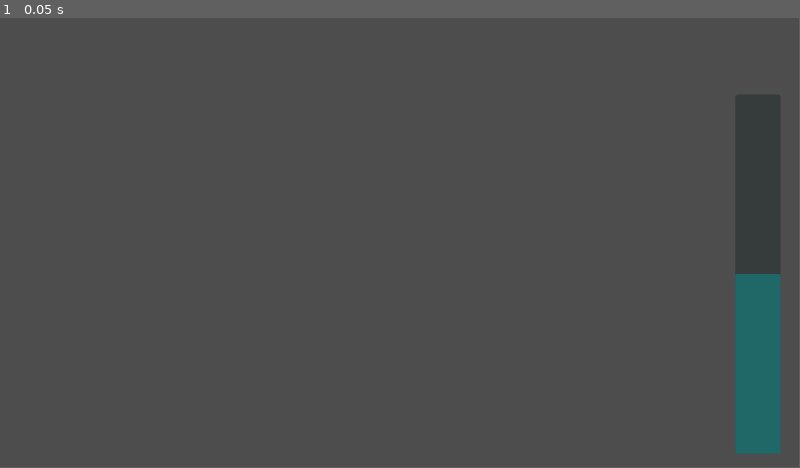
Above: before the commit, frame 1.
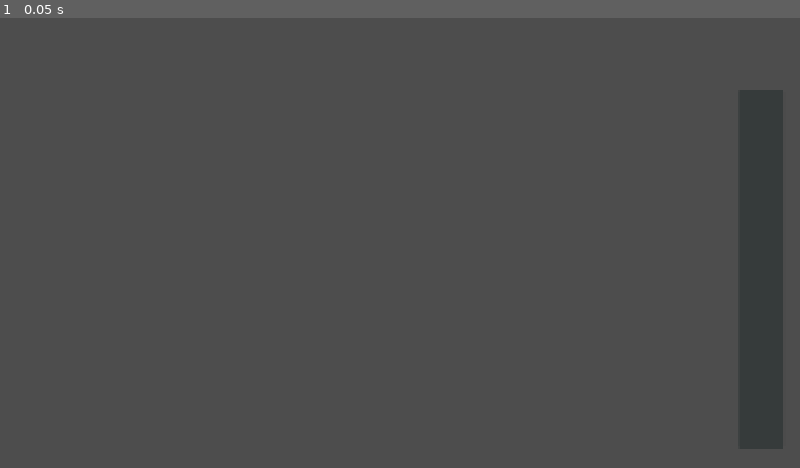
Above: after the commit, the same moment.

Repository: Kuulimagnaat/mangujamm2026
Game: Godot game, scene res://main.tscn
Two runs of this game, one before a commit and one after it. Both use one fixed random seed, a clock stepped at 60 frames per second and the inputs below.
Inputs:
- Up to frame 1 (0.05 s): no input
In our replay, the window is 799x449 before the commit and 800x450 after it. These sizes can differ from the game's own. Grey fills any space a smaller window leaves; there, only what the larger window draws over its background counts as a difference.

The runs differ from the first frame. In frame 1, 2.3% of the frame differs, in the area x 91-98%, y 56-97%.
Error after the commit: Parse Error: Expected indented block after function declaration. (res://Main.gd:18)

Commit message:
Tegin stuffi

Diff:
--- a/proj/Main.gd
+++ b/proj/Main.gd
@@ -3,12 +3,16 @@
 var mõõt
 var timer
 var kummitab = true
+
 # Called when the node enters the scene tree for the first time.
 func _ready() -> void:
 	mõõt = $"Ghost-o-meter"
-	mõõt.value = 50
+	mõõt.value = Global.rahulolu
+	esita_valik()
 
 # Called every frame. 'delta' is the elapsed time since the previous frame.
 func _process(delta: float) -> void:
 	if kummitab == true:
-		mõõt.value -= 2*delta
+		Global.rahulolu -= 2*delta
+		mõõt.value = Global.rahulolu
+func esita_valik():
--- a/proj/global.gd
+++ b/proj/global.gd
@@ -1,11 +1,6 @@
 extends Node
 
+var rahulolu
 
-# Called when the node enters the scene tree for the first time.
 func _ready() -> void:
-	pass # Replace with function body.
-
-
-# Called every frame. 'delta' is the elapsed time since the previous frame.
-func _process(delta: float) -> void:
-	pass
+	rahulolu = 50
--- /dev/null
+++ b/proj/lohistatav_valik.gd
@@ -0,0 +1,19 @@
+extends Node2D
+
+var lohistab = false
+var hiir_valikul
+# Called when the node enters the scene tree for the first time.
+func _ready() -> void:
+	$Area2D.mouse_entered.connect(hiirekontroll)
+
+func hiirekontroll():
+	if hiir_valikul == true:
+		hiir_valikul = false
+	elif hiir_valikul == false:
+		hiir_valikul = true
+# Called every frame. 'delta' is the elapsed time since the previous frame.
+func _process(delta: float) -> void:
+	if Input.is_action_pressed("Vasak_Hiir") and hiir_valikul == true:
+		lohistab = true
+	else:
+		lohistab = false
--- /dev/null
+++ b/proj/lohistatav_valik.tscn
@@ -0,0 +1,19 @@
+[gd_scene format=3 uid="uid://1ckatm561y00"]
+
+[ext_resource type="Script" uid="uid://8o7ep17kmjej" path="res://lohistatav_valik.gd" id="1_mltsr"]
+[ext_resource type="Texture2D" uid="uid://4q335xxs2p" path="res://icon.svg" id="2_wdeun"]
+
+[sub_resource type="CircleShape2D" id="CircleShape2D_vbq1m"]
+
+[node name="Lohistatav valik" type="Node2D" unique_id=1507784821]
+script = ExtResource("1_mltsr")
+
+[node name="Area2D" type="Area2D" parent="." unique_id=1838207620]
+
+[node name="CollisionShape2D" type="CollisionShape2D" parent="Area2D" unique_id=1913189797]
+scale = Vector2(20, 20)
+shape = SubResource("CircleShape2D_vbq1m")
+
+[node name="Sprite2D" type="Sprite2D" parent="." unique_id=839017038]
+scale = Vector2(2, 2)
+texture = ExtResource("2_wdeun")
--- a/proj/main.tscn
+++ b/proj/main.tscn
@@ -7,10 +7,10 @@
 
 [node name="Ghost-o-meter" type="ProgressBar" parent="." unique_id=2078773219]
 modulate = Color(0, 0.67429006, 0.6742898, 1)
-offset_left = 807.0
-offset_top = 508.0
-offset_right = 1670.8254
-offset_bottom = 616.6155
+offset_left = 813.0
+offset_top = 495.0
+offset_right = 1676.8254
+offset_bottom = 603.6155
 rotation = -1.5707964
 show_percentage = false
 
--- a/proj/project.godot
+++ b/proj/project.godot
@@ -24,6 +24,15 @@
 window/size/viewport_width=1920
 window/size/viewport_height=1080
 window/size/mode=3
+window/stretch/mode="canvas_items"
+
+[input]
+
+Vasak_Hiir={
+"deadzone": 0.2,
+"events": [Object(InputEventMouseButton,"resource_local_to_scene":false,"resource_name":"","device":-1,"window_id":0,"alt_pressed":false,"shift_pressed":false,"ctrl_pressed":false,"meta_pressed":false,"button_mask":1,"position":Vector2(194, 13),"global_position":Vector2(203, 61),"factor":1.0,"button_index":1,"canceled":false,"pressed":true,"double_click":false,"script":null)
+]
+}
 
 [physics]
 
Not shown, added: proj/lohistatav_valik.gd.uid
